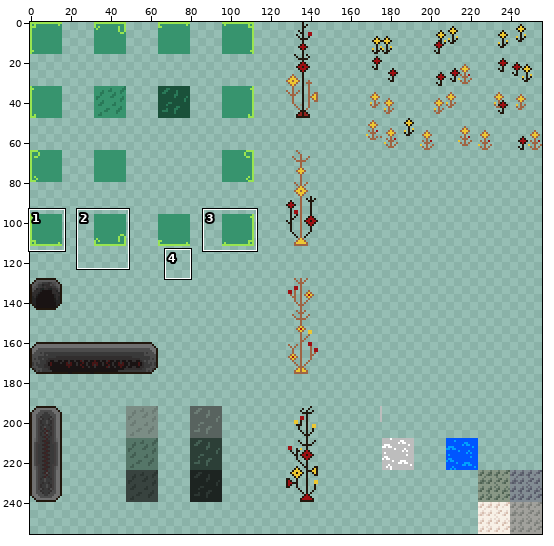
Two versions of one sprite sheet, assets/Main Tileset.png. The picture above shows the old version from afar; the outline marks the close-up.
Close-up. Before the commit:
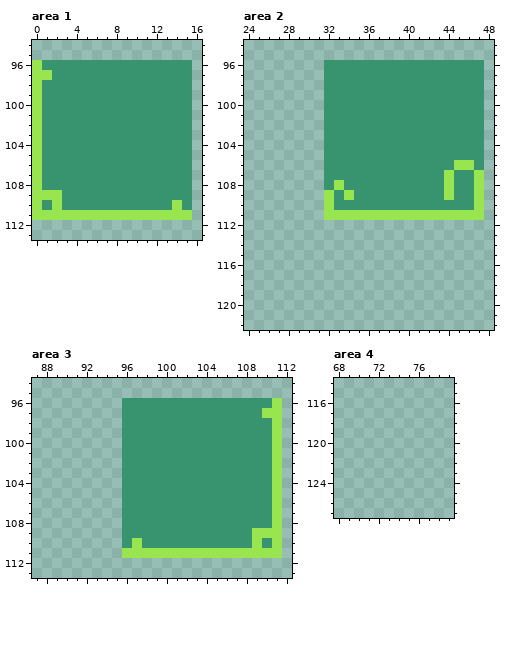
The file is 256x256 pixels. Pixels under 10% opacity are left out. Colours within 5 levels of each other are drawn and written as one. Shown: area 1: x 0..16, y 94..113; area 2: x 24..48, y 94..122; area 3: x 87..112, y 94..113; area 4: x 68..79, y 114..127. The commit also changed other parts of the picture, which this record leaves out.
After:
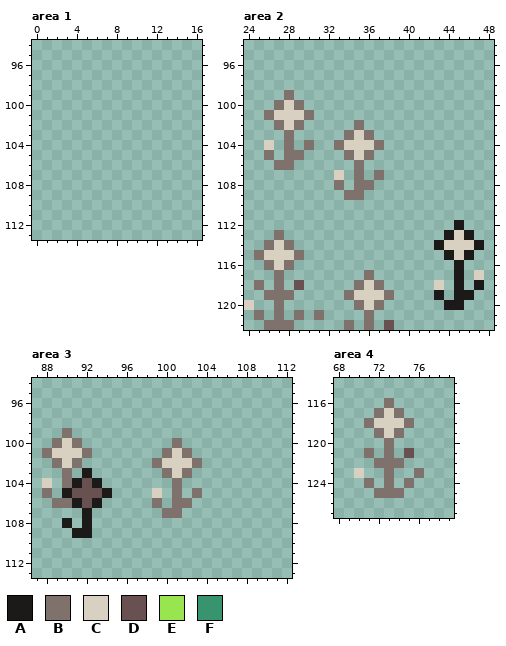
Palette (. is transparent): A #1c1a18  B #7f716c  C #d8d1c1  D #6a5151  E #99e550  F #37946e
Difference:
Changed rows in their new state; - is an unchanged pixel.
Area 1:
first column x 0:
 96 ................
 97 ................
 98 ................
 99 ................
100 ................
101 ................
102 ................
103 ................
104 ................
105 ................
106 ................
107 ................
108 ................
109 ................
110 ................
111 ................
Area 2:
first column x 24:
 96 --------................
 97 --------................
 98 --------................
 99 ----B---................
100 ---BCB--................
101 --BCCCB-................
102 ---BCB--...B............
103 ----B---..BCB...........
104 --C-B-B-.BCCCB..........
105 --B-BB--..BCB...........
106 ---BB---...B............
107 --------.C.B.B..........
108 --------.B.BB...........
109 --------..BB............
110 --------................
111 --------................
112 ---------------------A--
113 ---B----------------ACA-
114 --BCB--------------ACCCA
115 -BCCCB--------------ACA-
116 --BCB----------------A--
117 ---B--------B--------A-C
118 -B-B-D-----BCB-----C-A-A
119 --BBB-----BCCCB----A-AA-
120 C--B-------BCB------AA--
121 -B-B-B-B----B-----------
122 --BBB-----B-B-D---------
Area 3:
first column x 88:
 96 --------................
 97 --------................
 98 --------................
 99 --B-----................
100 -BCB----.....B..........
101 BCCCB---....BCB.........
102 -BCB----...BCCCB........
103 --B-A---....BCB.........
104 C-BADA--.....B..........
105 B-ADDDA-...C.B.B........
106 -BBADA--...B.BB.........
107 ----A---....BB..........
108 --A-A---................
109 ---AA---................
110 --------................
111 --------................
Area 4:
first column x 70:
116 ---B---
117 --BCB--
118 -BCCCB-
119 --BCB--
120 ---B---
121 -B-B-D-
122 --BBB--
123 C--B--B
124 -B-B-B-
125 --BBB--
Where, in picture pixels (left, top, right, bottom), the same in both close-ups:
erased: (32, 60, 192, 220)
changed: (244, 60, 484, 330)
changed: (42, 398, 282, 558)
added: (354, 398, 424, 498)
